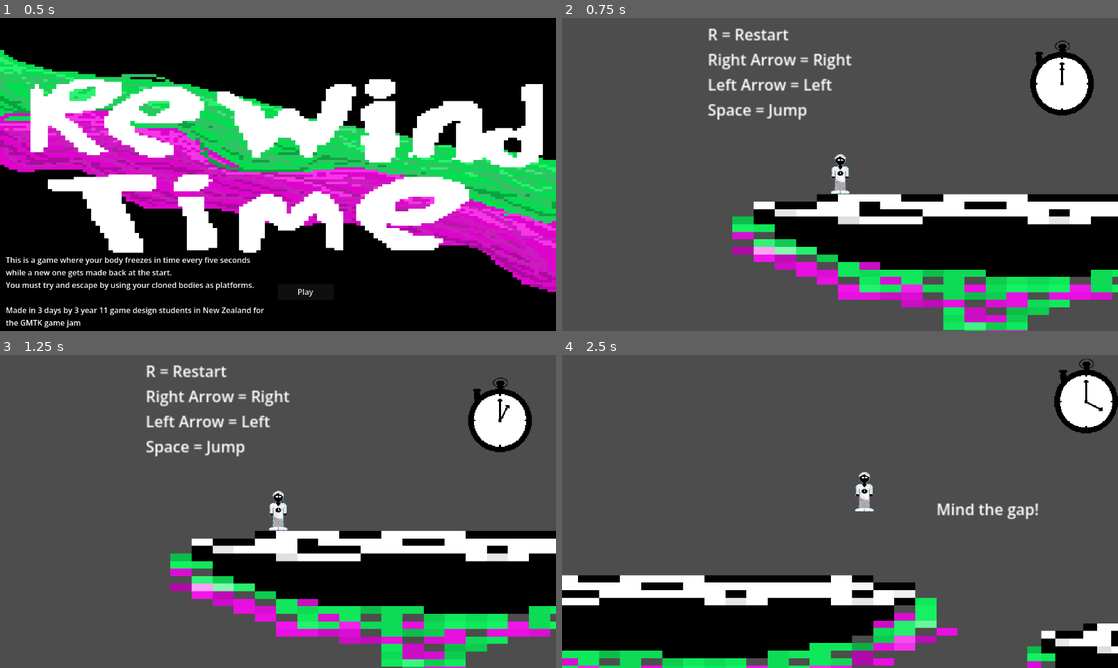
Above: before the commit, frames 1-4 (two rows, left to right).
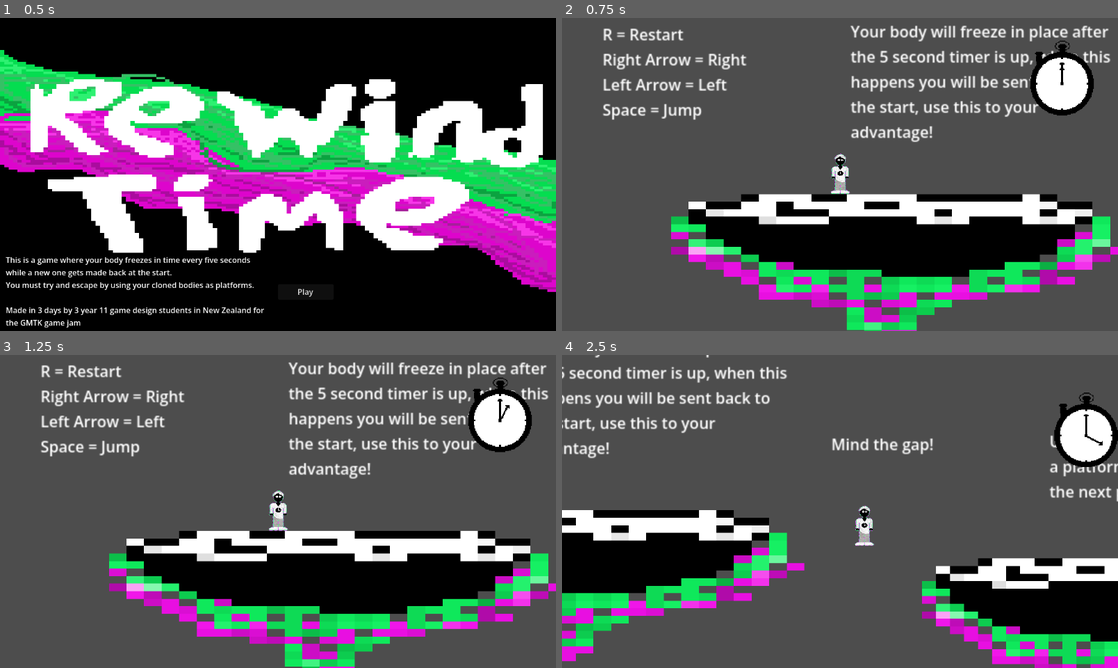
Above: after the commit, the same moments.

Repository: 24206BHS/rewind-time
Game: Godot game, scene res://Title screen.tscn
Two runs of this game, one before a commit and one after it. Both use one fixed random seed, a clock stepped at 60 frames per second and the inputs below. The engine's default icon, where the game draws it, is replaced by a stand-in: a white triangle on a blue panel in a dark square.
Inputs:
- Up to frame 1 (0.5 s): no input
- Up to frame 2 (0.75 s): click "Play" at 0.5 s
- Up to frame 3 (1.25 s): no input
- Up to frame 4 (2.5 s): tap Enter (ui_accept) at 1.25, 1.52, 2.27 s; hold Right (ui_right) from 1.28 s (still down)

Frame 1 is identical in both runs. In frame 2, 24% of the frame differs, in the area x 7-100%, y 2-100%; in frame 3, 24%; in frame 4, 43%, in the area x 0-100%, y 0-100%.

Commit message:
Checkpoints reset timer and added more difficult bits of level

Diff:
--- a/Checkpoint.gd
+++ b/Checkpoint.gd
@@ -1,10 +1,11 @@
 #checkpoint.gd
 extends  Area2D
 
-func _ready() -> void:
-	body_entered.connect(_on_body_entered)
+signal reset_stopwatch
 
 func _on_body_entered(body: Node2D) -> void:
 	if body.is_in_group("Playing"):
 		CheckpointManager.active_checkpoint_position = global_position
 		CheckpointManager.has_checkpoint = true
+	get_parent().get_node("Timer").start()
+	reset_stopwatch.emit()
--- a/Checkpoint.tscn
+++ b/Checkpoint.tscn
@@ -7,7 +7,7 @@
 size = Vector2(98.65817, 139.0664)
 
 [node name="Area2D" type="Area2D" unique_id=1040965078]
-scale = Vector2(0.72979254, 0.72979254)
+scale = Vector2(0.75, 0.75)
 script = ExtResource("1_yt2a0")
 
 [node name="CollisionShape2D" type="CollisionShape2D" parent="." unique_id=720390760]
--- a/Die.tscn
+++ b/Die.tscn
@@ -1,6 +1,4 @@
 [gd_scene format=3 uid="uid://bwyx5h2mw503d"]
-
-[ext_resource type="Texture2D" uid="uid://che5x2ujttmxv" path="res://Resources/icon.svg" id="1_026nj"]
 
 [sub_resource type="RectangleShape2D" id="RectangleShape2D_bqlx4"]
 size = Vector2(999, 20)
@@ -11,9 +9,4 @@
 position = Vector2(489.5, 0)
 shape = SubResource("RectangleShape2D_bqlx4")
 
-[node name="Icon" type="Sprite2D" parent="CollisionShape2D" unique_id=1419323398]
-position = Vector2(-7.4999847, -0.1937319)
-scale = Vector2(7.65625, 9.765844e-05)
-texture = ExtResource("1_026nj")
-
 [connection signal="body_entered" from="." to="." method="_on_body_entered"]
--- a/Scripts/level.gd
+++ b/Scripts/level.gd
@@ -14,9 +14,11 @@
 	child.position = CheckpointManager.active_checkpoint_position
 	add_child(child)
 	var cur = get_tree().get_nodes_in_group("Playing")[0]
-	cur.get_node("Camera").reparent(child)
+	var prevPos = cur.get_node("Camera").position
+	cur.get_node("Camera").reparent(child, false)
+	child.get_node("Camera").position = prevPos
 	var tween = create_tween()
-	tween.tween_property(child.get_node("Camera"), "position", Vector2.ZERO, 1)
+	tween.tween_property(child.get_node("Camera"), "position", Vector2.ZERO, 0.2)
 	cur.remove_from_group("Playing")
 	child.add_to_group("Playing")
 
--- a/Scripts/stop_watch.gd
+++ b/Scripts/stop_watch.gd
@@ -6,6 +6,11 @@
 func _ready() -> void:
 	$AnimatedSprite2D.play("Stop Watch")
 	get_tree().current_scene.reset_player.connect(on_reset_player)
+	get_parent().get_node("Checkpoint").reset_stopwatch.connect(on_reset_timer)
+	get_parent().get_node("Checkpoint2").reset_stopwatch.connect(on_reset_timer)
+	get_parent().get_node("Checkpoint3").reset_stopwatch.connect(on_reset_timer)
+	get_parent().get_node("Checkpoint4").reset_stopwatch.connect(on_reset_timer)
+	get_parent().get_node("Checkpoint5").reset_stopwatch.connect(on_reset_timer)
 
 	# Wait 1 frame so the Player node can finish loading into the group
 	await get_tree().process_frame
@@ -21,3 +26,6 @@
 		position = offset
 		$AnimatedSprite2D.frame = 0
 		$AnimatedSprite2D.play("Stop Watch")
+
+func on_reset_timer():
+	$AnimatedSprite2D.frame = 0
--- a/checkpoint_manager.gd
+++ b/checkpoint_manager.gd
@@ -1,4 +1,4 @@
 # CheckpointManager.gd
 extends Node2D
-var active_checkpoint_position:Vector2 = Vector2(100, 450)
+var active_checkpoint_position:Vector2 = Vector2(250, 482)
 var has_checkpoint: bool = false
--- a/level.tscn
+++ b/level.tscn
@@ -29,13 +29,17 @@
 [node name="Level" type="Node2D" unique_id=766602432]
 script = ExtResource("1_oi3di")
 
+[node name="Stop_Watch" parent="." unique_id=2142194420 instance=ExtResource("4_0b4ue")]
+z_index = 1
+position = Vector2(220, -100)
+
 [node name="Label3" type="Label" parent="." unique_id=1238941659]
 offset_left = 1070.0
 offset_top = 315.0
-offset_right = 1570.0
+offset_right = 1300.0
 offset_bottom = 390.0
-text = "This is a checkpoint You will
-start reseting here once
+text = "This is a checkpoint, you will
+start resetting here once
 you reach it"
 
 [node name="Label" type="Label" parent="." unique_id=2037854950]
@@ -64,8 +68,16 @@
 Left Arrow = Left
 Space = Jump"
 
+[node name="Control Instuctions2" type="Label" parent="." unique_id=1027843009]
+offset_left = 261.0
+offset_top = 323.0
+offset_right = 537.0
+offset_bottom = 450.0
+text = "Your body will freeze in place after the 5 second timer is up, when this happens you will be sent back to the start, use this to your advantage!"
+autowrap_mode = 3
+
 [node name="CharacterBody2D" parent="." unique_id=229392035 instance=ExtResource("2_vonw3")]
-position = Vector2(141, 482)
+position = Vector2(250, 482)
 
 [node name="Camera" type="Camera2D" parent="CharacterBody2D" unique_id=39395001]
 zoom = Vector2(2, 2)
@@ -75,7 +87,7 @@
 
 [node name="StaticBody2D" type="StaticBody2D" parent="." unique_id=1368008120]
 position = Vector2(300, 550)
-scale = Vector2(3, 1)
+scale = Vector2(2.5, 1)
 
 [node name="Icon" type="Sprite2D" parent="StaticBody2D" unique_id=1950453217]
 texture_filter = 1
@@ -120,23 +132,22 @@
 
 [node name="Area2D" parent="." unique_id=1004333656 instance=ExtResource("6_1ainy")]
 position = Vector2(-123, 789)
-scale = Vector2(3.2300155, 1.604759)
-
-[node name="Area2D2" parent="." unique_id=1040965078 instance=ExtResource("6_n6hdu")]
-position = Vector2(1153.9999, 428.99997)
-scale = Vector2(0.4891519, 0.4891519)
+scale = Vector2(5, 1.5)
+
+[node name="Checkpoint" parent="." unique_id=1040965078 instance=ExtResource("6_n6hdu")]
+position = Vector2(1154, 415)
 
 [node name="StaticBody2D4" type="StaticBody2D" parent="." unique_id=1192188494]
 position = Vector2(300, 550)
 scale = Vector2(3, 1)
 
 [node name="CollisionShape2D" type="CollisionShape2D" parent="StaticBody2D4" unique_id=928699828]
-position = Vector2(359.33334, 6)
+position = Vector2(370.75, 9)
 shape = SubResource("RectangleShape2D_1ainy")
 
 [node name="Ground" type="Sprite2D" parent="StaticBody2D4" unique_id=635897067]
 texture_filter = 1
-position = Vector2(357.3333, 13.999998)
+position = Vector2(368.74997, 16.999998)
 scale = Vector2(1.4010422, 4.25)
 texture = ExtResource("2_0b4ue")
 
@@ -152,7 +163,7 @@
 scale = Vector2(8.5, 3.6875)
 texture = ExtResource("2_0b4ue")
 
-[node name="Area2D3" parent="." unique_id=1268319141 instance=ExtResource("6_n6hdu")]
+[node name="Checkpoint2" parent="." unique_id=1268319141 instance=ExtResource("6_n6hdu")]
 position = Vector2(1782, 501)
 
 [node name="AudioStreamPlayer" type="AudioStreamPlayer" parent="." unique_id=1270561736]
@@ -184,10 +195,6 @@
 scale = Vector2(6.625, 3.53125)
 texture = ExtResource("2_0b4ue")
 
-[node name="Stop_Watch" parent="." unique_id=2142194420 instance=ExtResource("4_0b4ue")]
-z_index = 1
-position = Vector2(220, -100)
-
 [node name="StaticBody2D8" type="StaticBody2D" parent="." unique_id=605689931]
 
 [node name="CollisionShape2D" type="CollisionShape2D" parent="StaticBody2D8" unique_id=755063889]
@@ -200,8 +207,92 @@
 scale = Vector2(6.65625, 4.625)
 texture = ExtResource("2_0b4ue")
 
-[node name="Area2D" parent="StaticBody2D8" unique_id=1792542043 instance=ExtResource("6_n6hdu")]
+[node name="Checkpoint3" parent="." unique_id=1792542043 instance=ExtResource("6_n6hdu")]
 position = Vector2(2554, 515)
+
+[node name="StaticBody2D9" type="StaticBody2D" parent="." unique_id=1055900357]
+position = Vector2(3250, 600)
+
+[node name="Icon" type="Sprite2D" parent="StaticBody2D9" unique_id=1079864625]
+texture_filter = 1
+position = Vector2(-10, 0)
+scale = Vector2(7.28125, 7.8125)
+texture = ExtResource("2_0b4ue")
+
+[node name="CollisionShape2D" type="CollisionShape2D" parent="StaticBody2D9" unique_id=1153650700]
+scale = Vector2(7.28125, 7.8125)
+shape = SubResource("RectangleShape2D_2nom4")
+
+[node name="Checkpoint4" parent="." unique_id=1280652753 instance=ExtResource("6_n6hdu")]
+position = Vector2(3250, 515)
+
+[node name="Label4" type="Label" parent="." unique_id=641770759]
+offset_left = 2650.0
+offset_top = 450.0
+offset_right = 2740.0
+offset_bottom = 473.0
+text = "Keep going!"
+
+[node name="Arrow" type="ColorRect" parent="." unique_id=681441415]
+offset_left = 2660.0
+offset_top = 490.0
+offset_right = 2700.0
+offset_bottom = 495.0
+
+[node name="Arrow2" type="ColorRect" parent="Arrow" unique_id=1097178292]
+layout_mode = 0
+offset_left = 30.0
+offset_top = -12.0
+offset_right = 50.0
+offset_bottom = -7.0
+rotation = 0.7853982
+
+[node name="Arrow3" type="ColorRect" parent="Arrow" unique_id=919600749]
+layout_mode = 0
+offset_left = 26.0
+offset_top = 13.0
+offset_right = 46.0
+offset_bottom = 18.0
+rotation = -0.7853982
+
+[node name="StaticBody2D10" type="StaticBody2D" parent="." unique_id=2123418492]
+position = Vector2(3800, 450)
+
+[node name="Icon" type="Sprite2D" parent="StaticBody2D10" unique_id=1790934985]
+texture_filter = 1
+position = Vector2(-10, 0)
+scale = Vector2(7.28125, 7.8125)
+texture = ExtResource("2_0b4ue")
+
+[node name="CollisionShape2D" type="CollisionShape2D" parent="StaticBody2D10" unique_id=98353138]
+scale = Vector2(7.28125, 7.8125)
+shape = SubResource("RectangleShape2D_2nom4")
+
+[node name="Checkpoint5" parent="." unique_id=1261727370 instance=ExtResource("6_n6hdu")]
+position = Vector2(3800, 365)
+
+[node name="Arrow2" type="ColorRect" parent="." unique_id=1172722402]
+offset_left = 3350.0
+offset_top = 505.0
+offset_right = 3390.0
+offset_bottom = 510.0
+rotation = -0.43633232
+
+[node name="Arrow2" type="ColorRect" parent="Arrow2" unique_id=280106294]
+layout_mode = 0
+offset_left = 30.0
+offset_top = -12.0
+offset_right = 50.0
+offset_bottom = -7.0
+rotation = 0.7853982
+
+[node name="Arrow3" type="ColorRect" parent="Arrow2" unique_id=1751086866]
+layout_mode = 0
+offset_left = 26.0
+offset_top = 13.0
+offset_right = 46.0
+offset_bottom = 18.0
+rotation = -0.7853982
 
 [connection signal="timeout" from="Timer" to="." method="_on_timer_timeout"]
 [connection signal="body_entered" from="Area2D" to="." method="_on_area_2d_body_entered"]
--- a/player.tscn
+++ b/player.tscn
@@ -3,14 +3,14 @@
 [ext_resource type="Script" uid="uid://b322kshechfx3" path="res://Scripts/player.gd" id="1_onrkg"]
 [ext_resource type="Texture2D" uid="uid://bdghxlfnc415n" path="res://Resources/Player.png" id="2_onrkg"]
 
-[sub_resource type="CapsuleShape2D" id="CapsuleShape2D_oi3di"]
-height = 40.0
+[sub_resource type="RectangleShape2D" id="RectangleShape2D_onrkg"]
+size = Vector2(20, 40)
 
 [node name="CharacterBody2D" type="CharacterBody2D" unique_id=229392035 groups=["Playing"]]
 script = ExtResource("1_onrkg")
 
 [node name="CollisionShape2D" type="CollisionShape2D" parent="." unique_id=1913891437]
-shape = SubResource("CapsuleShape2D_oi3di")
+shape = SubResource("RectangleShape2D_onrkg")
 
 [node name="Icon" type="Sprite2D" parent="." unique_id=1800351883]
 texture_filter = 1
